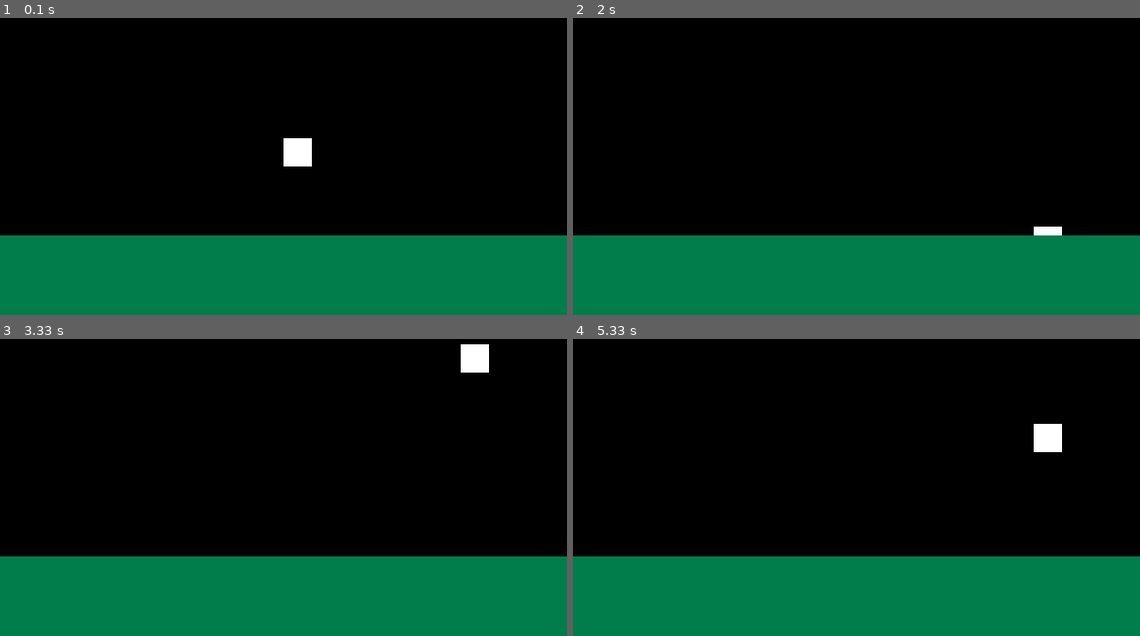
Above: before the commit, frames 1-4 (two rows, left to right).
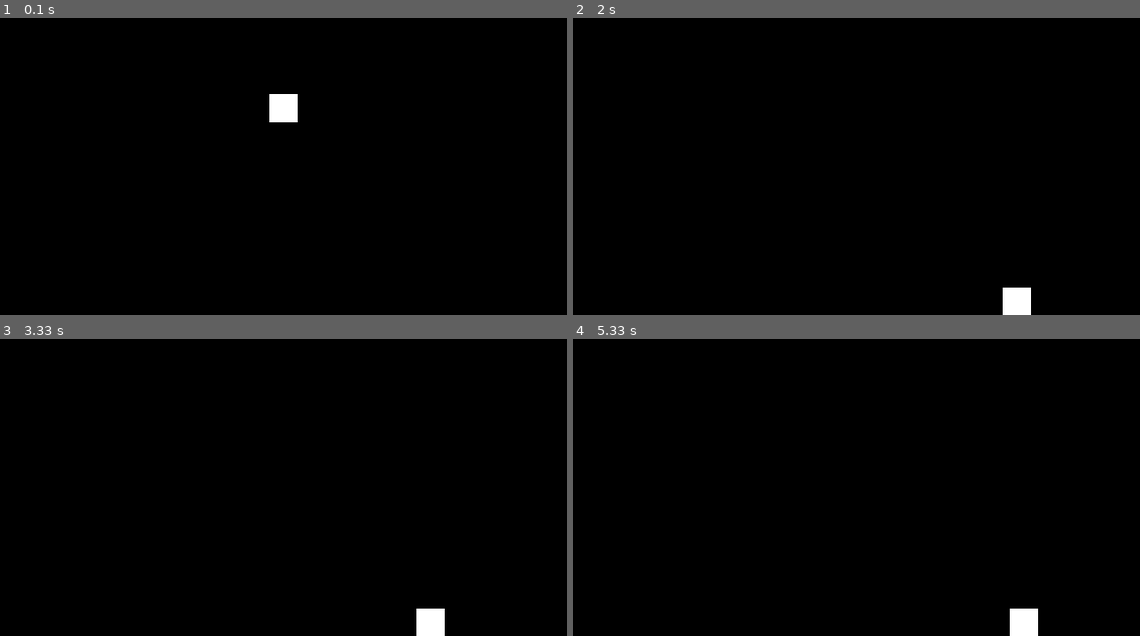
Above: after the commit, the same moments.

Repository: vieirafrancisco/game-dev
Game: pygame game, started from pygame/platformer/run.py
Two runs of this game, one before a commit and one after it. Both use one fixed random seed, a clock stepped at 60 frames per second and the inputs below.
Inputs:
- Up to frame 1 (0.1 s): no input
- Up to frame 2 (2 s): hold Right 0.33-0.8 s; hold Right 0.83-1.3 s; hold Left 1.33-1.87 s; hold Left from 1.9 s (still down)
- Up to frame 3 (3.33 s): release Left at 2.3 s; hold Right 2.33-2.97 s; hold Left from 3 s (still down)
- Up to frame 4 (5.33 s): release Left at 3.47 s; hold Right 3.5-3.97 s; hold Right 4-4.47 s; hold Left 4.5-5.03 s; hold Left from 5.07 s (still down)

The runs differ from the first frame. In frame 1, 28% of the frame differs, in the area x 0-100%, y 25-100%; in frame 2, 27%; in frame 3, 27%; in frame 4, 27%.

Commit message:
player movimentation

Diff:
--- a/pygame/platformer/game/entities/player.py
+++ b/pygame/platformer/game/entities/player.py
@@ -3,28 +3,40 @@
 
 from settings import *
 
-class Player:
+vector = pygame.Vector2
+
+class Player(pygame.sprite.Sprite):
     def __init__(self, x, y, w, h):
-        self.rect = pygame.Rect(x, y, w, h)
-        self.gravity = 9.8
-        self.speed = 10
-        self.lift = 20
+        pygame.sprite.Sprite.__init__(self)
+        self.image = pygame.Surface((w, h))
+        self.image.fill((255,255,255))
+        self.rect = self.image.get_rect()
+        self.rect.center = (x, y)
+        self.pos = vector(x, y)
+        self.vel = vector(0, 0)
+        self.acc = vector(0, 0)
 
-    def show(self, surface):
-        pygame.draw.rect(surface, (255,255,255), self.rect)
-
-    def update(self, other):
+    def update(self):
+        if self.pos.x > WIDTH + self.rect.w//2:
+            self.pos.x = 0
+        if self.pos.x < 0 - self.rect.w//2:
+            self.pos.x = WIDTH
+        if abs(self.vel.x) < 0.001:
+            self.vel.x = 0
+        # gravity
+        if self.pos.y + self.rect.h//2 >= HEIGHT:
+            self.acc = vector(0, 0)
+            self.vel.y = 0
+        else:
+            self.acc = vector(0, 0.5)
         keys = pygame.key.get_pressed()
-        if self.rect.y > HEIGHT:
-            self.rect.y = 0
-        if not self.rect.colliderect(other):
-            self.rect.y += self.gravity
-
+        if keys[K_LEFT]:
+            self.acc.x -= 0.5
         if keys[K_RIGHT]:
-            self.rect.x += self.speed
-        if keys[K_LEFT]:
-            self.rect.x -= self.speed
-        if keys[K_UP]:
-            self.rect.y -= self.lift
-        if keys[K_DOWN]:
-            pass
+            self.acc.x += 0.5
+        # friction
+        self.acc.x += self.vel.x * -0.08
+        self.vel += self.acc
+        # motion
+        self.pos += self.vel + 0.5 * self.acc
+        self.rect.center = self.pos
--- a/pygame/platformer/game/game.py
+++ b/pygame/platformer/game/game.py
@@ -14,8 +14,9 @@
         pygame.init()
         self._running = True
         self._surface = pygame.display.set_mode((WIDTH, HEIGHT))
+        self.sprites = pygame.sprite.Group()
         self.player = Player(WIDTH//2, HEIGHT//2, 32, 32)
-        self.ground = pygame.Rect(0, HEIGHT//2 + 150, WIDTH, HEIGHT - HEIGHT//2 + 150)
+        self.sprites.add(self.player)
 
     def on_cleanup(self):
         pygame.quit()
@@ -26,11 +27,10 @@
 
     def on_render(self):
         pygame.display.set_caption(f"Platformer - FPS: {round(self.clock.get_fps(), 1)}")
-        self.player.show(self._surface)
-        pygame.draw.rect(self._surface, (0,125,75), self.ground)
+        self.sprites.draw(self._surface)
 
     def on_loop(self):
-        self.player.update(self.ground)
+        self.sprites.update()
 
     def on_execute(self):
         self.on_init()
